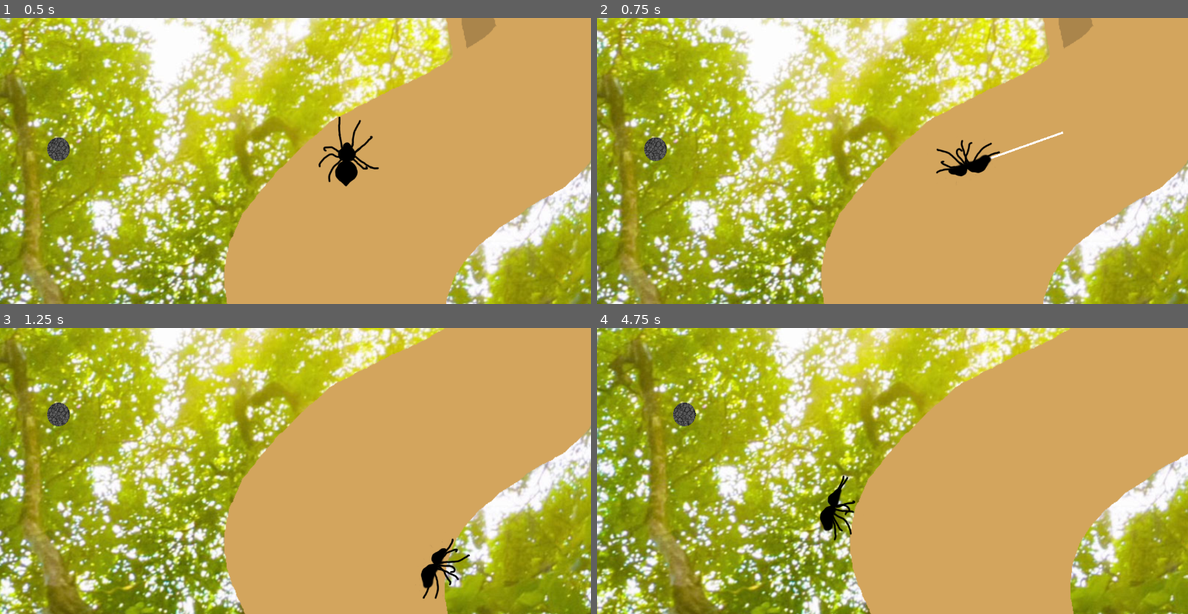
Above: before the commit, frames 1-4 (two rows, left to right).
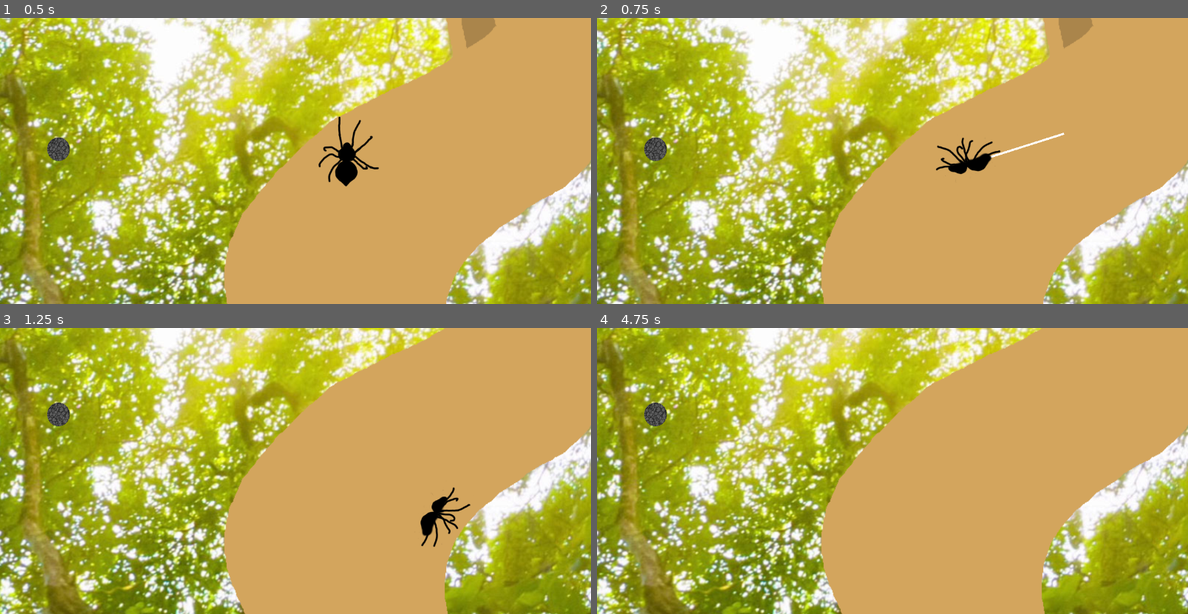
Above: after the commit, the same moments.

Repository: MarmotaGames/aracnotopia
Game: Godot game, scene res://levels/main/main.tscn
Same seed, same stepped clock (60 frames per second), same inputs: the game is played once before the commit and once after it.
Inputs (mouse positions are in pixels of both pictures, inside the frame that each line leads up to):
- Up to frame 1 (0.5 s): no input
- Up to frame 2 (0.75 s): tap Enter at 0.5 s; move the mouse to (1022, 146) at 0.52 s; hold Right (ui_right) from 0.53 s (still down); tap Ctrl (attachOrDetachFromArea) at 0.6 s; click (1022, 146) at 0.67 s
- Up to frame 3 (1.25 s): keep holding Right (ui_right)
- Up to frame 4 (4.75 s): move the mouse to (774, 485) at 1.27 s; release Right (ui_right) at 1.28 s; hold Down (ui_down) 1.28-2.03 s; tap L (dropFromWeb) at 1.35, 3.6 s; move the mouse to (951, 408) at 2.02 s; press the mouse at (951, 408) at 2.03 s; hold Right (ui_right) 2.03-2.78 s; move the mouse to (862, 528) at 2.77 s; release the mouse at (862, 528) at 2.78 s; hold Up (ui_up) 2.78-3.53 s; tap Ctrl (attachOrDetachFromArea) at 2.85 s; click (862, 528) at 2.92 s; move the mouse to (1069, 513) at 3.52 s; hold Left (ui_left) from 3.53 s (still down); move the mouse to (715, 428) at 4.27 s; click (715, 428) at 4.35 s

Frame 1 is identical in both runs. In frame 2, 0.5% of the frame differs, in the area x 57-80%, y 39-56%; in frame 3, 1.0%; in frame 4, 49%, in the area x 0-100%, y 0-100%.
Error after the commit: Invalid get index 'spiderIsFalling' (on base: 'null instance'). (res://areas/DeathArea.gd:10)

Commit message:
Improved Death Area and some player properties

Diff:
--- a/GodotProject/areas/DeathArea.gd
+++ b/GodotProject/areas/DeathArea.gd
@@ -1,8 +1,8 @@
 extends Area2D
 
-onready var spiderNode = get_node("../../Spider")
+onready var spiderNode = get_node("../Spider")
 
-var spawn = Vector2(1900, 950)
+export (Vector2) var spawn = Vector2(1900, 950)
 var gameover = false
 var timer = false
 
--- /dev/null
+++ b/GodotProject/areas/DeathArea.tscn
@@ -0,0 +1,39 @@
+[gd_scene load_steps=3 format=2]
+
+[ext_resource path="res://areas/DeathArea.gd" type="Script" id=1]
+
+[sub_resource type="RectangleShape2D" id=1]
+
+custom_solver_bias = 0.0
+extents = Vector2( 10, 10 )
+
+[node name="DeathArea" type="Area2D"]
+
+input_pickable = true
+gravity_vec = Vector2( 0, 1 )
+gravity = 98.0
+linear_damp = 0.1
+angular_damp = 1.0
+collision_layer = 16401
+audio_bus_override = false
+audio_bus_name = "Master"
+script = ExtResource( 1 )
+_sections_unfolded = [ "Collision" ]
+spawn = Vector2( 1900, 950 )
+
+[node name="CollisionShape2D" type="CollisionShape2D" parent="." index="0"]
+
+position = Vector2( -4.20279, -2.20673 )
+scale = Vector2( 64.1344, 35.7631 )
+shape = SubResource( 1 )
+
+[node name="Timer" type="Timer" parent="." index="1"]
+
+process_mode = 1
+wait_time = 3.0
+one_shot = true
+autostart = false
+
+[connection signal="area_exited" from="." to="." method="_on_DeathArea_area_exited"]
+
+[connection signal="timeout" from="Timer" to="." method="_on_Timer_timeout"]
--- a/GodotProject/player/Player_rigido.gd
+++ b/GodotProject/player/Player_rigido.gd
@@ -7,9 +7,12 @@
 onready var web_scene = preload("res://web//Web.tscn")
 onready var spiderCollisionNode = $SpiderCollisionShape
 
+export (int) var launchSpeed = 400
+export (int) var swingImpulse = 500
+export (float) var fallingGravity = 10
+
+
 var webLength = 1
-var launchSpeed = 600
-var swingImpulse = 400
 var movementSpeed = 300
 var maxImpulseAngle = 45
 var lastWebRotationDegrees = 0
@@ -257,7 +260,7 @@
 		else:
 			sinal = 0
 		self.set_angular_velocity(5 * sinal)
-		self.gravity_scale = 16
+		self.gravity_scale = fallingGravity
 
 func setLinearVelocityWhenBeingLaunched():
 	if spiderIsBeingLaunched:
--- a/GodotProject/web/Web.gd
+++ b/GodotProject/web/Web.gd
@@ -13,7 +13,7 @@
 var webLaunchSpeed = 0.3
 var inferiorStretchLimit = 0.3
 var superiorStretchLimit = 2
-var launchLimit = 3
+var launchLimit = 4
 
 func _physics_process(delta):
 	processStrechInput()
